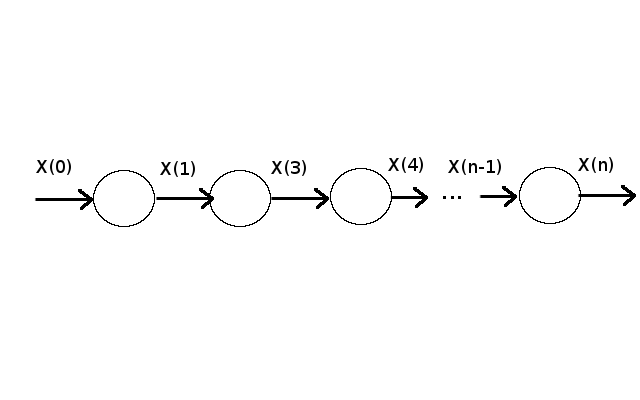
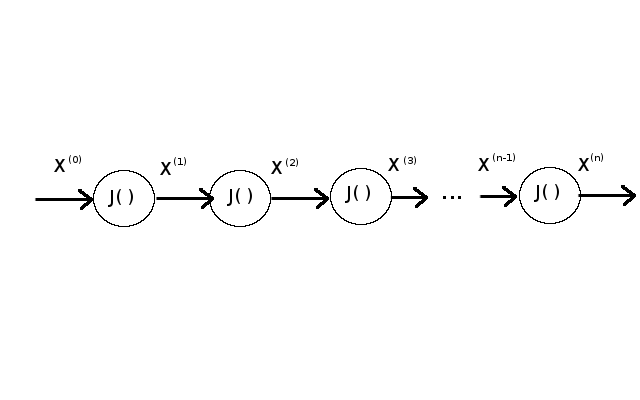
Two versions of the same layered image (640×400). Layer-by-layer changes:
added layer "(n)" above "(n-1)" over [591, 153, 603, 162]
added layer "(n-1)" above "Livello" over [493, 153, 515, 162]
renamed "X(n)" to "X", painted on it over [591, 157, 613, 173]
renamed "X(n-1)" to "X #1", painted on it over [448, 158, 501, 175]
added layer "(3)" above "X #2" over [404, 156, 416, 165]
renamed "X(4)" to "X #2", painted on it over [402, 157, 423, 173]
renamed "X(3)" to "X #3", painted on it over [285, 160, 306, 176]
renamed "X(1)" to "X #4", painted on it over [174, 161, 195, 177]
renamed "X(0)" to "X #5", painted on it over [36, 159, 71, 175]
added layer "(0)" above "(1)" over [69, 155, 81, 164]
added layer "(1)" above "(2)" over [174, 157, 186, 166]
added layer "(2)" above "J( )" over [286, 158, 298, 167]
added layer "J( )" (1st of 2) above "J( ) #2" over [108, 189, 133, 207]
added layer "J( ) #2" above "J( ) #1" over [534, 184, 559, 202]
added layer "J( ) #1" above "J( )" over [345, 185, 370, 203]
added layer "J( )" (2nd of 2) above "Livello #8" over [227, 188, 252, 206]
